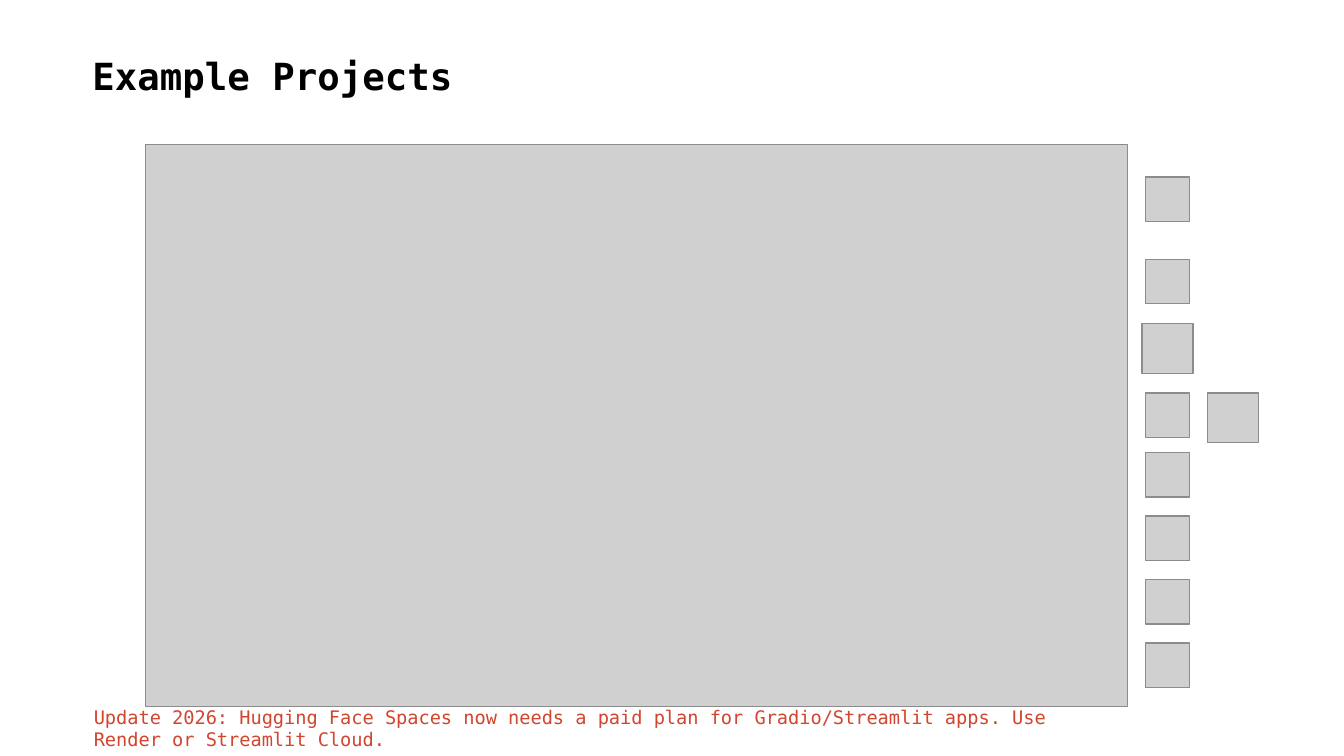
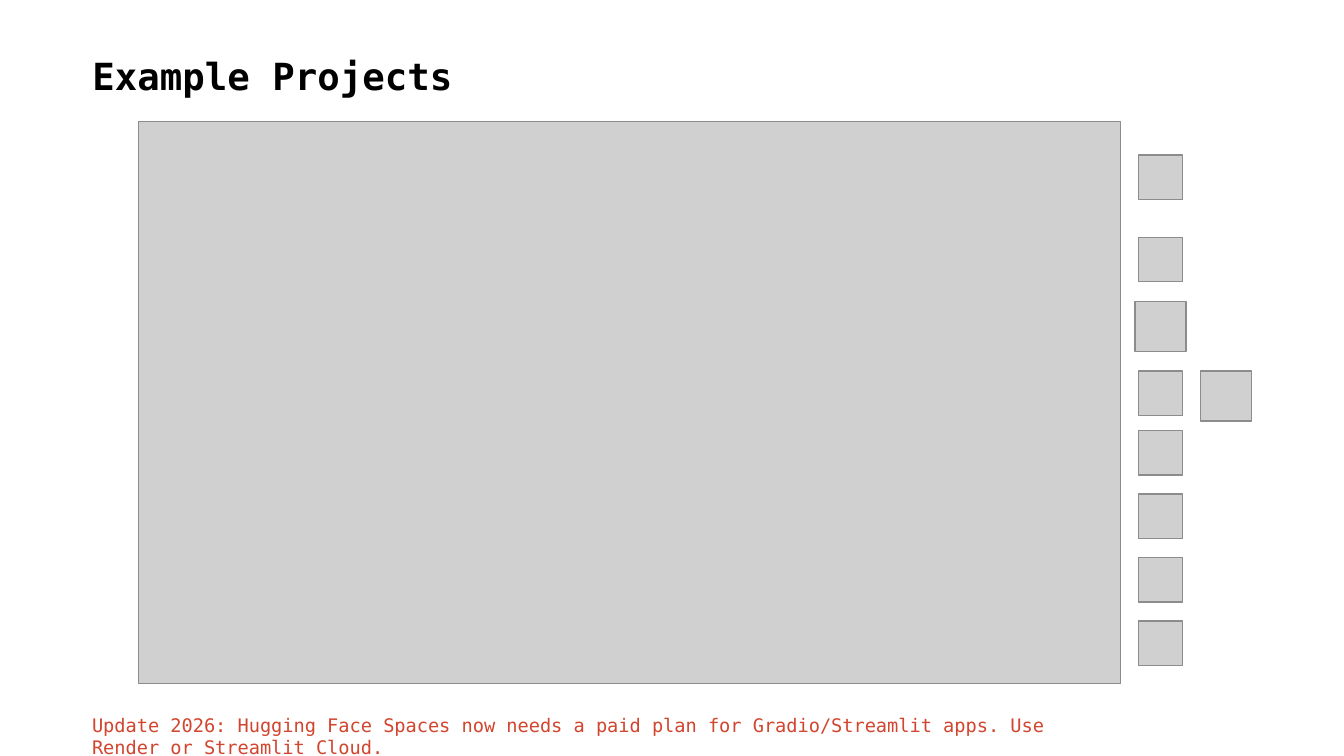
Before and after one commit to Chloe-hr/ai-methods-1-2026, a slide deck: slide 14 of hackathon/docs/slides/02_bring_your_model_online.pptx (slide 12 before the commit). Drawn at 1344x756 pixels with LibreOffice and Linux fonts; fonts in the diff are those of the drawing; grey boxes stand for pictures. Boxes give left, top, right and bottom in pixels: in the first picture for what was removed or moved away, otherwise in the second. Text is boxed around its words. In the diff, an @@ line names an element or a change of style, - is before the commit and + after.

```diff
--- a/hackathon/docs/slides/02_bring_your_model_online.pptx
+++ b/hackathon/docs/slides/02_bring_your_model_online.pptx
@@ 3 pictures moved together from (x1=145, y1=145, x2=1189, y2=707) to (x1=138, y1=121, x2=1183, y2=683) @@
@@ 6 pictures moved together from (x1=1145, y1=177, x2=1258, y2=624) to (x1=1138, y1=155, x2=1251, y2=602) @@
@@ picture moved from (x1=1142, y1=324, x2=1193, y2=374) to (x1=1134, y1=301, x2=1185, y2=351) @@
@@ text "Update 2026: Hugging Face Spaces ..." moved from (x1=94, y1=709, x2=1046, y2=747) to (x1=92, y1=717, x2=1044, y2=755) @@
```
Also in this commit, not shown: 14 other slides changed, 2 slides added.
